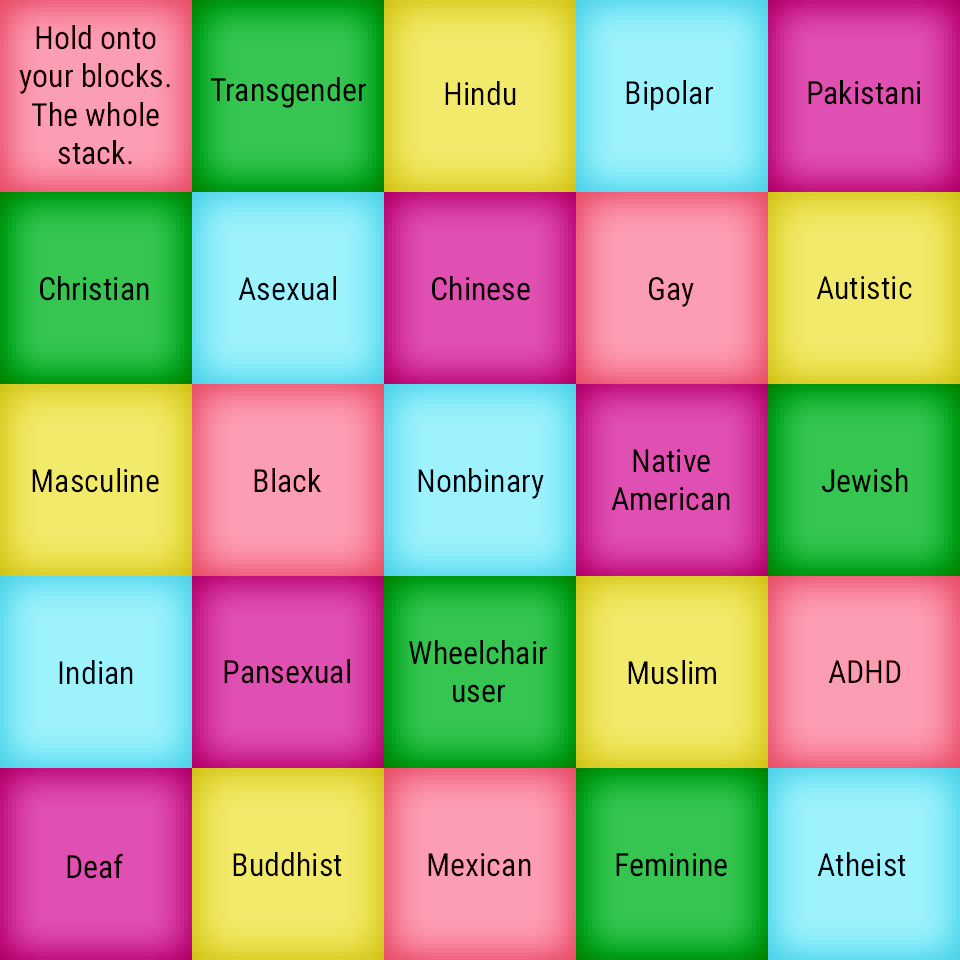
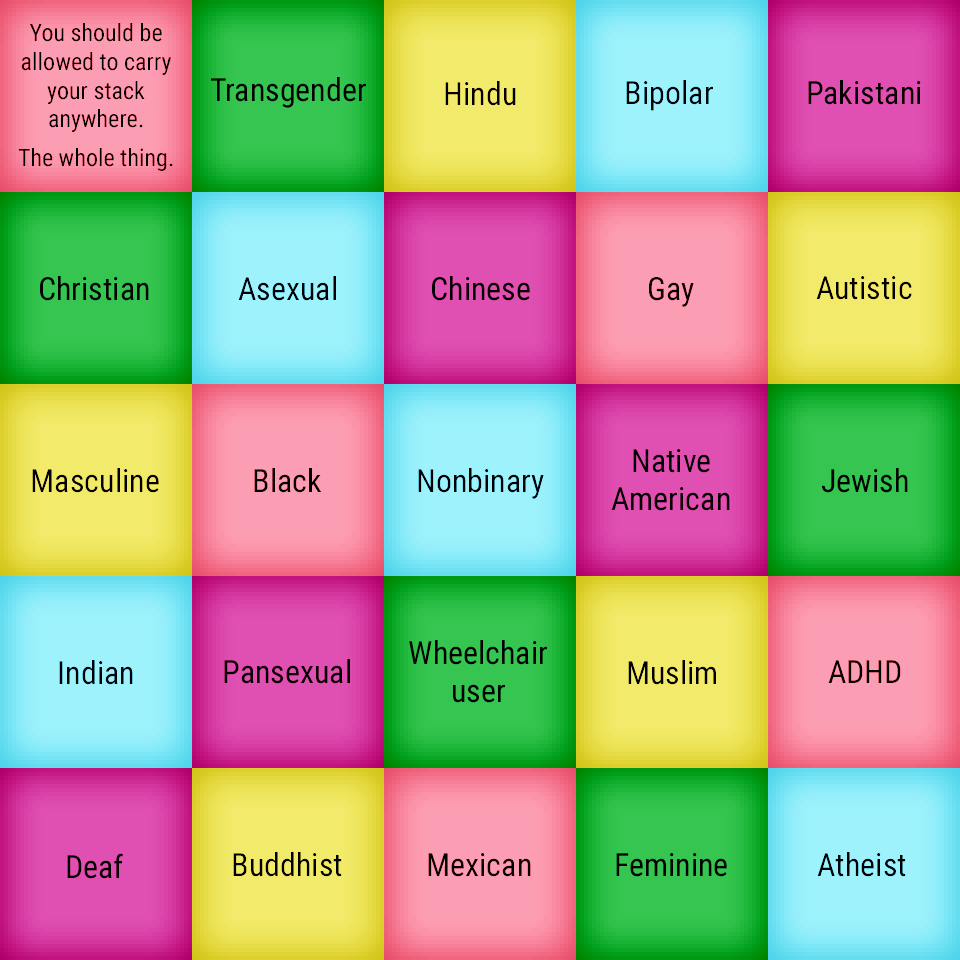
Revision of a layered 960 x 960 image; what changed, layer by layer:
renamed "Hold onto your blocks. The whole stack." to "You should be allowed to carry your stack anywhere. The whole", moved it above "Muslim", painted on it over box(18, 23, 173, 171)
